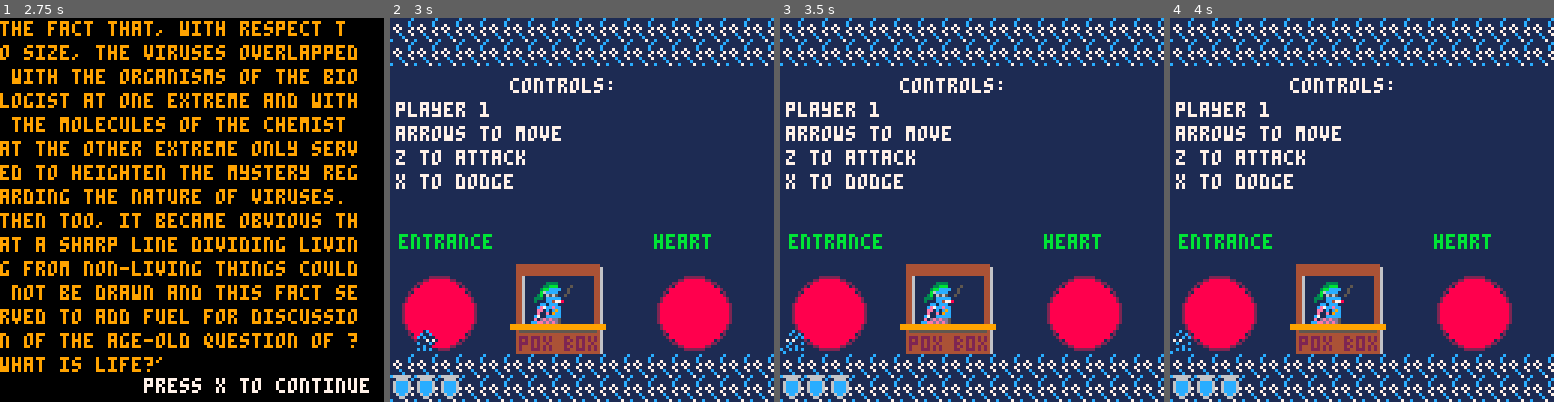
Above: before the commit, frames 1-4 (left to right).
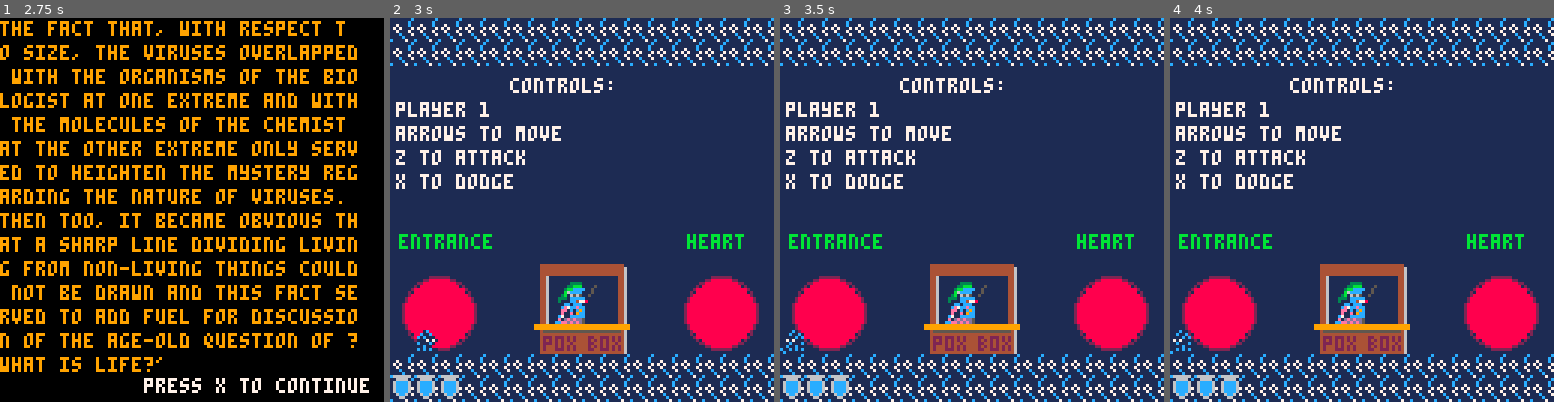
Above: after the commit, the same moments.

Repository: Von-dy/Game_Design_Final_Project
Game: PICO-8 cartridge current_build.p8
The game is run twice, just before and just after one commit, with the same random seed, the same clock (stepped at 60 frames per second) and the same inputs.
Inputs:
- Up to frame 1 (2.75 s): tap X (X key) at 0.33, 1.07, 1.85 s; tap O (Z key) at 0.7, 1.7, 2.1, 2.5 s; hold Right 1.6-2.1 s; hold Up 2.15-2.42 s; hold Right from 2.47 s (still down)
- Up to frame 2 (3 s): keep holding Right; tap O (Z key) at 2.9 s; tap X (X key) at 2.97 s
- Up to frame 3 (3.5 s): release Right at 3.03 s; hold Left from 3.08 s (still down); tap O (Z key) at 3.3 s
- Up to frame 4 (4 s): release Left at 3.58 s; hold Down 3.63-3.97 s; tap O (Z key) at 3.7 s

Frame 1 is identical in both runs. In frame 2, 7.4% of the frame differs, in the area x 31-97%, y 56-88%; in frame 3, 7.4%; in frame 4, 7.4%.

Commit message:
Symmetry and less laggy smoke

Diff:
--- a/current_build.p8
+++ b/current_build.p8
@@ -165,8 +165,8 @@
  lby=128
  make_attack(change_direction,10,0,10,0)
  make_attack(spawn_debris,3,0,2,0)
- make_attack(safespace,999,0,10,6)
- make_attack(hurt_space,999,0,10,0)
+ make_attack(safespace,999,0,15,6)
+ make_attack(hurt_space,999,0,15,0)
 end
 
 --makes the valves for the heart boss
@@ -444,6 +444,11 @@
     p.scores[boss.id].hitstaken+=1
     game.screenshake=8
    end
+  end
+
+  --don't touch safe space
+  if boss.safe_space then
+   if hcollide(boss.safe_space,hbox) then del(boss.bullets,b) end
   end
 
   --if no collide with player
@@ -1151,15 +1156,15 @@
  circ(16, 98, 12, 2)
  circfill(16,98,11,8)
  --draw right door
- circ(101, 98, 12, 2)
- circfill(101,98,11,8)
+ circ(110, 98, 12, 2)
+ circfill(110,98,11,8)
 
  --spr of sign planks
  if text then print_quote(text,20,35,35,7) end
 
  --prints for signs
  print(boss_list[prev+1], 3, 72, 11)
- print(boss_list[next+1], 88, 72, 11)
+ print(boss_list[next+1], 99, 72, 11)
 
  --print instructions for game, only on first entrance of overworld
 --if no previous boss, then do these
@@ -1586,7 +1591,7 @@
 
 function draw_smoke(safe)
  --make cloud
- if game.frame_counter%10==0 and safe~=nil then
+ if game.frame_counter%15==0 and safe~=nil then
   validx=false
   while not validx do
    rx=rnd(116)
@@ -1909,10 +1914,10 @@
 686868686868686868686868686868684a4a4a4a4a4a4a4a4a4a4a4a4a4a4a4a787878787878787878787878787878780000000000000000000000000000000000000000000000000000000000000000000000000000000000000000000000000000000000000000000000000000000000000000000000000000000000000000
 686868686868686868686868686868684a4a4a4a4a4a4a4a4a4a4a4a4a4a4a4a787878787878787878787878787878780000000000000000000000000000000000000000000000000000000000000000000000000000000000000000000000000000000000000000000000000000000000000000000000000000000000000000
 686868686868686868686868686868684a4a4a4a4a4a4a4a4a4a4a4a4a4a4a4a787878787878787878787878787878780000000000000000000000000000000000000000000000000000000000000000000000000000000000000000000000000000000000000000000000000000000000000000000000000000000000000000
-687475686868686868686868687475684a4a4a4a4a4a4a4a4a4a4a4a4a4a4a4a7878787878cccdcecf787878787878780000000000000000000000000000000000000000000000000000000000000000000000000000000000000000000000000000000000000000000000000000000000000000000000000000000000000000
-686868686868686868686868686868684a4a4a4a4a4a4a4a4a4a4a4a4a4a4a4a7878787878dcdddedf787878787878780000000000000000000000000000000000000000000000000000000000000000000000000000000000000000000000000000000000000000000000000000000000000000000000000000000000000000
-686868686868686868686868686868684a4a4a4a4a4a4a4a4a4a4a4a4a4a4a4a7878787878ecedeeef787878787878780000000000000000000000000000000000000000000000000000000000000000000000000000000000000000000000000000000000000000000000000000000000000000000000000000000000000000
-686868686868686868686868686868684a4a4a4a4a4a4a4a4a4a4a4a4a4a4a4a7878787878fcfdfeff787878787878780000000000000000000000000000000000000000000000000000000000000000000000000000000000000000000000000000000000000000000000000000000000000000000000000000000000000000
+687475686868686868686868687475684a4a4a4a4a4a4a4a4a4a4a4a4a4a4a4a787878787878cccdcecf7878787878780000000000000000000000000000000000000000000000000000000000000000000000000000000000000000000000000000000000000000000000000000000000000000000000000000000000000000
+686868686868686868686868686868684a4a4a4a4a4a4a4a4a4a4a4a4a4a4a4a787878787878dcdddedf7878787878780000000000000000000000000000000000000000000000000000000000000000000000000000000000000000000000000000000000000000000000000000000000000000000000000000000000000000
+686868686868686868686868686868684a4a4a4a4a4a4a4a4a4a4a4a4a4a4a4a787878787878ecedeeef7878787878780000000000000000000000000000000000000000000000000000000000000000000000000000000000000000000000000000000000000000000000000000000000000000000000000000000000000000
+686868686868686868686868686868684a4a4a4a4a4a4a4a4a4a4a4a4a4a4a4a787878787878fcfdfeff7878787878780000000000000000000000000000000000000000000000000000000000000000000000000000000000000000000000000000000000000000000000000000000000000000000000000000000000000000
 686844444544456868444544454568684a4a4a4a4a4a4a4a4a4a4a4a4a4a4a4a444444444444444444444444444444440000000000000000000000000000000000000000000000000000000000000000000000000000000000000000000000000000000000000000000000000000000000000000000000000000000000000000
 686854545554556868545554555568684a4a4a4a4a4a4a4a4a4a4a4a4a4a4a4a444444444444444444444444444444440000000000000000000000000000000000000000000000000000000000000000000000000000000000000000000000000000000000000000000000000000000000000000000000000000000000000000
 
